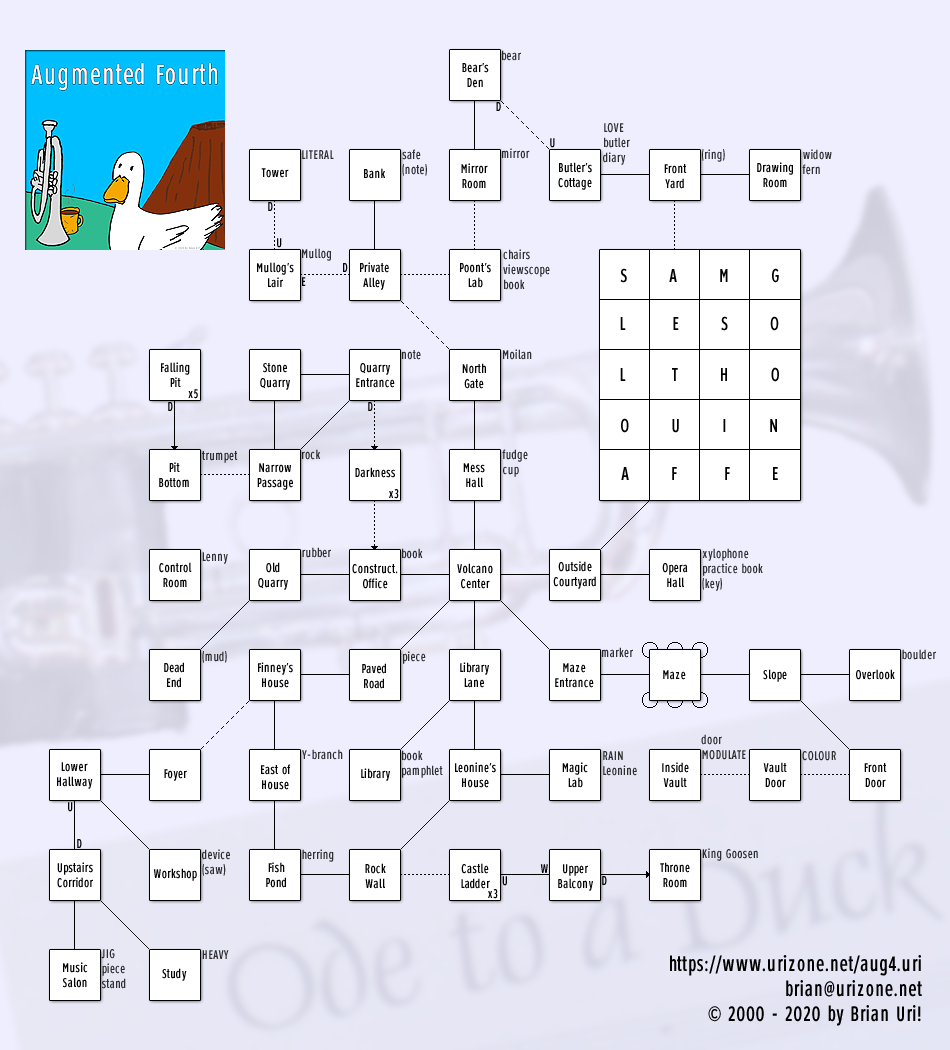
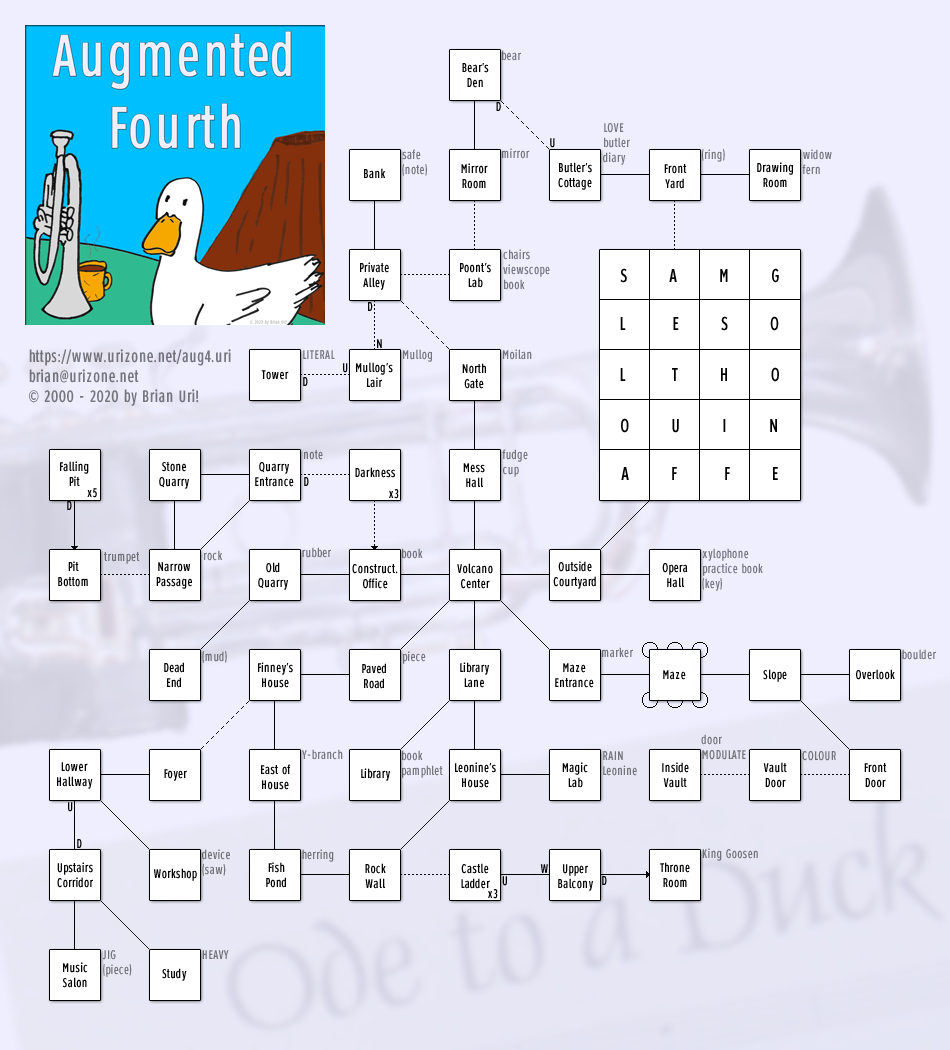
Two versions of the same layered image (w=950, h=1050). Layer-by-layer changes:
painted on "Cover Art" over (25, 25, 325, 325)
"Things": opacity 80% → 50%, painted on it over (101, 50, 936, 989)
painted on "Labels" over (58, 168, 395, 589)
painted on "Lines" over (71, 201, 378, 575)
painted on "Rooms" over (50, 150, 300, 600)
"https://www.urizone.net/aug4.uri brian@urizone.net © 2000 - 202": opacity 100% → 50%, painted on it over (29, 349, 922, 1026)
